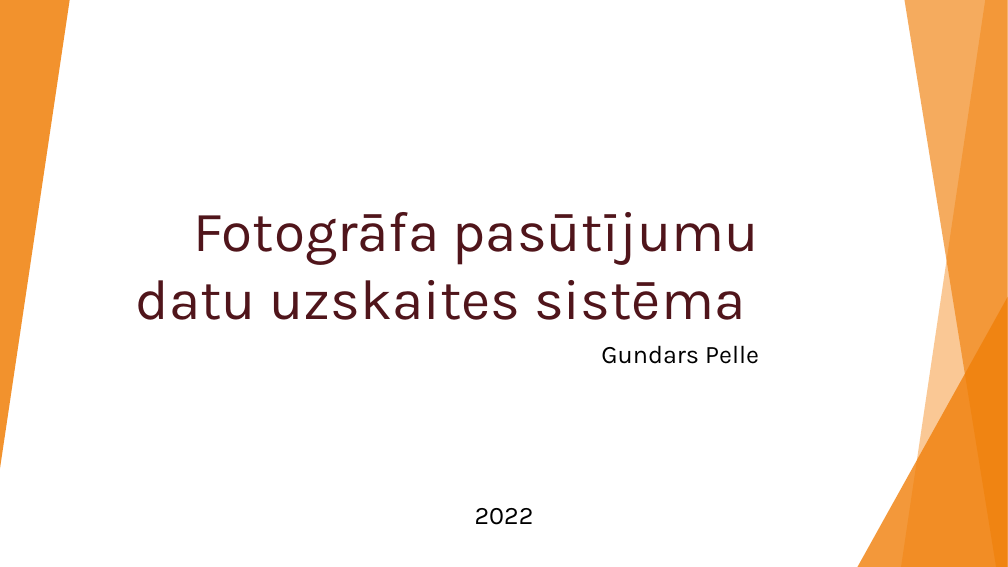
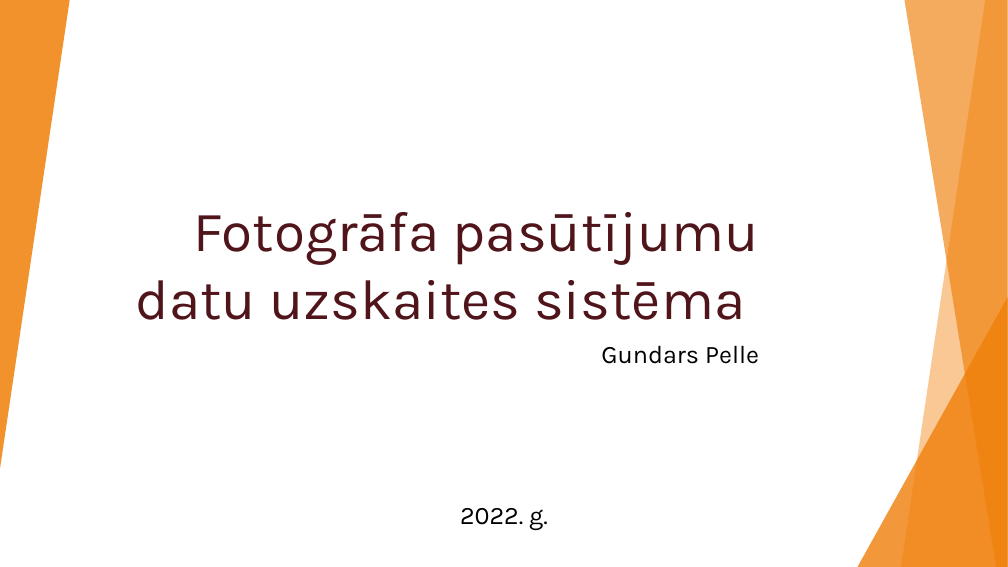
Before and after one commit to BlazyChan/fotopelle, a slide deck: slide 1 of dokumentācija/Kvalifikācijas darba prezentācija___Gundars_Pelle_D4-3.pptx. Drawn at 1008x567 pixels with LibreOffice and Linux fonts; fonts in the diff are those of the drawing. Boxes give left, top, right and bottom in pixels: in the first picture for what was removed or moved away, otherwise in the second. Text is boxed around its words. In the diff, an @@ line names an element or a change of style, - is before the commit and + after.

Commit message:
Mainītā dokumentācija ar prezentāciju, kā arī papildus testa datu pievienošana

```diff
--- a/dokumentācija/Kvalifikācijas darba prezentācija___Gundars_Pelle_D4-3.pptx
+++ b/dokumentācija/Kvalifikācijas darba prezentācija___Gundars_Pelle_D4-3.pptx
@@ text at box(460, 508, 548, 531): text changed @@
-2022
+2022. g.
```
Also in this commit, not shown: 3 other slides changed, 28 other files.
